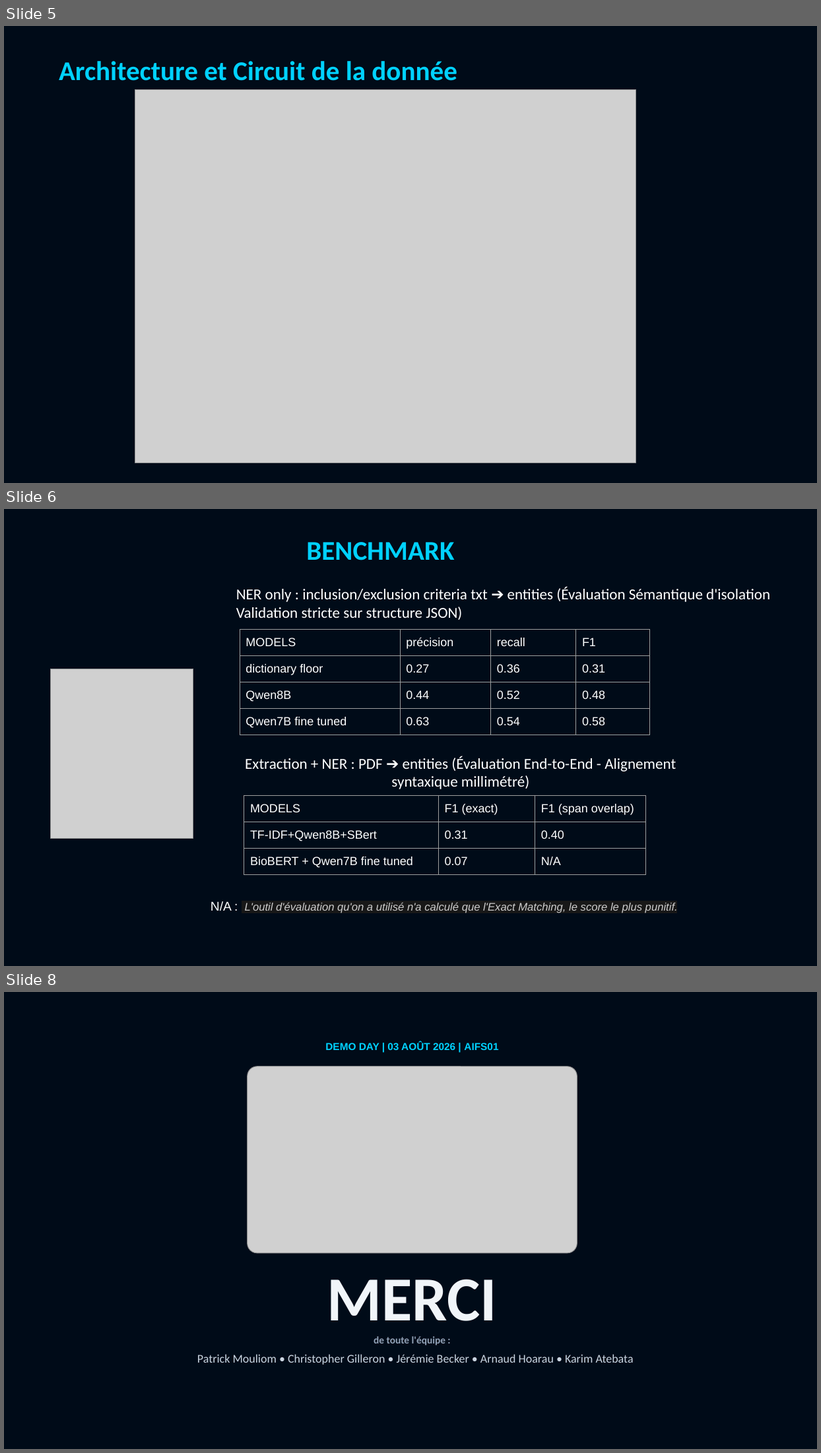
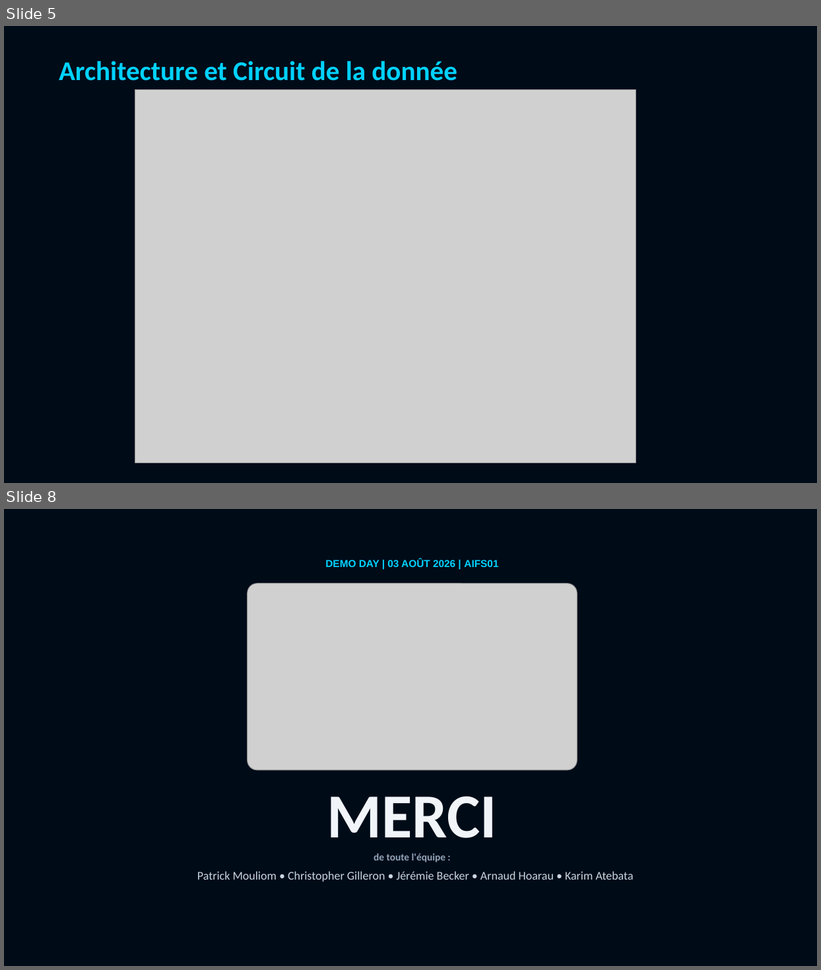
Before and after one commit to Elkristobal59/CERTIFICATION_CDSD, a slide deck: Bloc_6_CliNER/CliNER_presentation.pptx. Shown one above the other, each under a label of ours: slides 5, 6 and 8 before the commit, slides 5 and 8 after it; the slides between them are not shown. The pictures are 821x1453 and 821x970 pixels, drawn with LibreOffice and Linux fonts; fonts in the diff are those of the drawing; grey boxes stand for pictures. Boxes give left, top, right and bottom in pixels: in the first picture for what was removed or moved away, otherwise in the second. Text is boxed around its words. In the diff, an @@ line names an element or a change of style, - is before the commit and + after.

Commit message:
refactor(presentation): redesign slides 6 & 7 with clean benchmark and MLOps CI/CD/CT achievements

```diff
--- a/Bloc_6_CliNER/CliNER_presentation.pptx
+++ b/Bloc_6_CliNER/CliNER_presentation.pptx
@@ slide 6 removed at (4,509,817,966), background #000B18 @@
@@ text removed at (306,542,454,560) @@
-BENCHMARK
@@ text removed at (236,587,770,620) @@
-NER only : inclusion/exclusion criteria txt ➔ entities (Évaluation Sémantique d'isolation Validation stricte sur structure JSON)
@@ table removed at (240,630,651,830), 4 rows, 4 columns @@
-MODELS | précision | recall | F1
-dictionary floor | 0.27 | 0.36 | 0.31
-Qwen8B | 0.44 | 0.52 | 0.48
-Qwen7B fine tuned | 0.63 | 0.54 | 0.58
@@ picture removed at (50,669,193,838) @@
@@ text removed at (245,756,676,789) @@
-Extraction + NER : PDF ➔ entities (Évaluation End-to-End - Alignement syntaxique millimétré)
@@ table removed at (244,795,646,966), 3 rows, 3 columns @@
-MODELS | F1 (exact) | F1 (span overlap)
-TF-IDF+Qwen8B+SBert | 0.31 | 0.40
-BioBERT + Qwen7B fine tuned | 0.07 | N/A
@@ text removed at (211,902,678,914) @@
-N/A : L'outil d'évaluation qu'on a utilisé n'a calculé que l'Exact Matching, le score le plus punitif.
```
Also in this commit, not shown: 2 slides added, 1 other slide removed.
